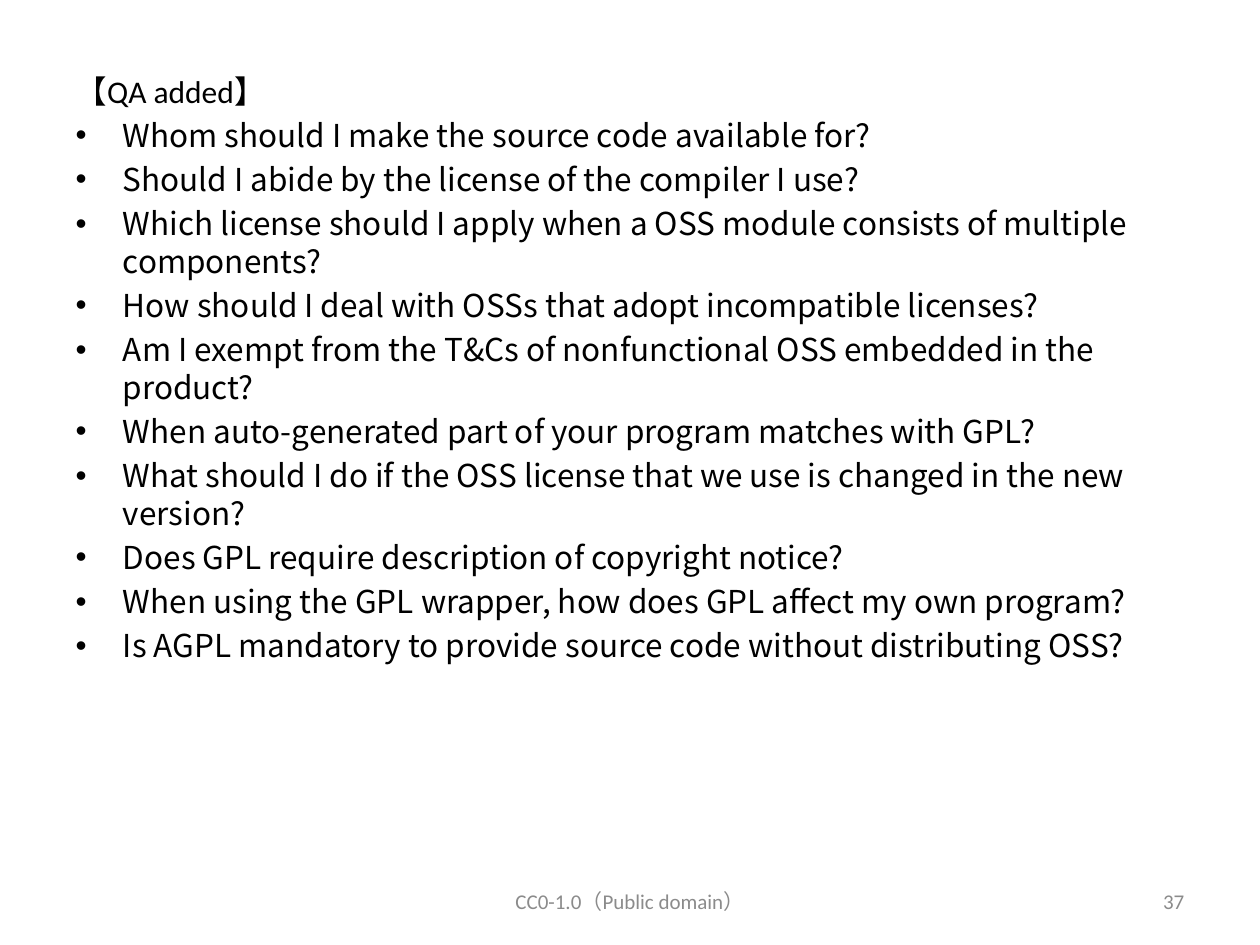
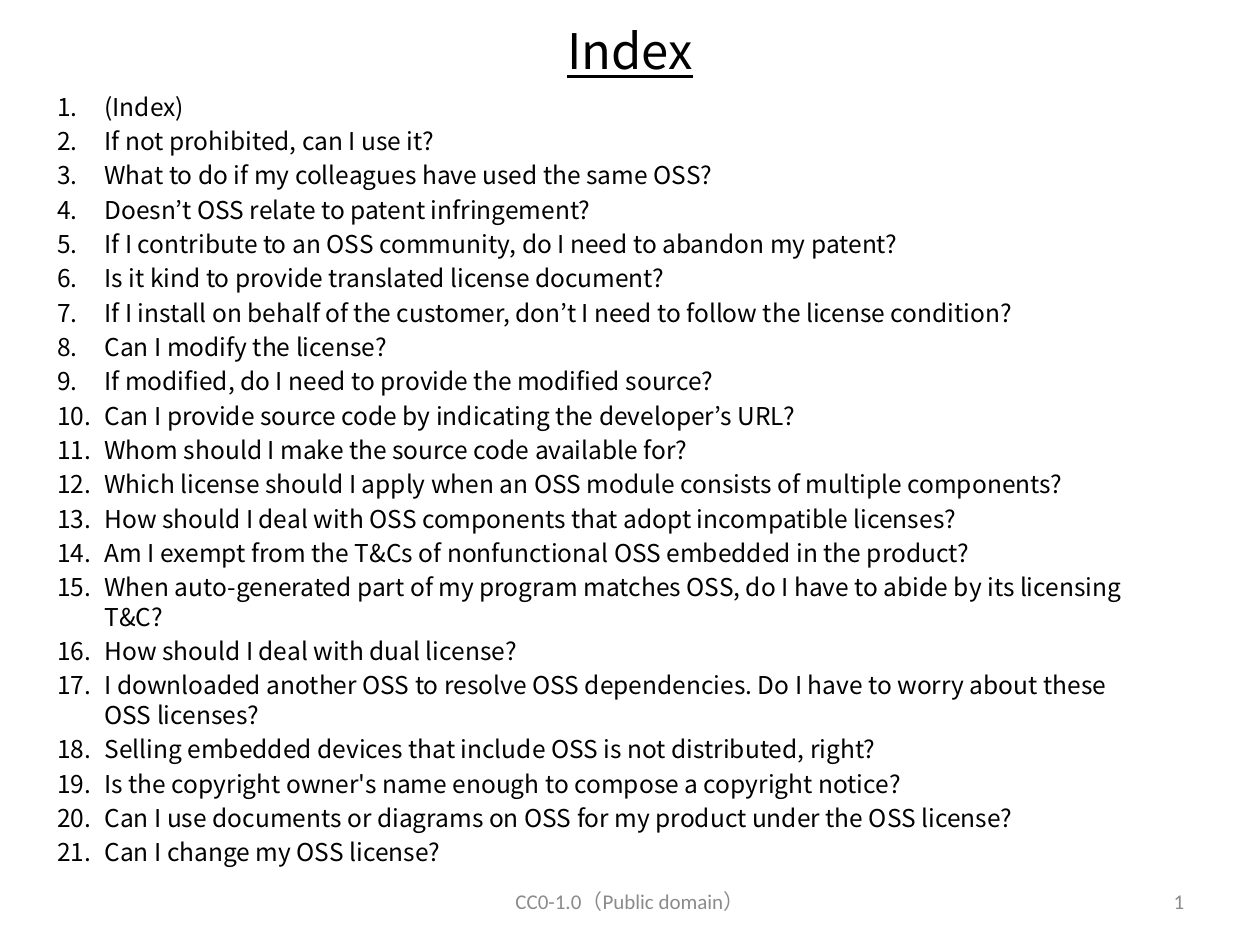
Before and after one commit to OpenChain-Project/OpenChain-JWG, a slide deck: slide 2 of Education_Material/FAQ/Misunderstandings_of_OSS_licenses_CC0.pptx (slide 37 before the commit). Drawn at 1260x945 pixels with LibreOffice and Linux fonts; fonts in the diff are those of the drawing. Boxes give left, top, right and bottom in pixels: in the first picture for what was removed or moved away, otherwise in the second. Text is boxed around its words. In the diff, an @@ line names an element or a change of style, - is before the commit and + after.

```diff
--- a/Education_Material/FAQ/Misunderstandings_of_OSS_licenses_CC0.pptx
+++ b/Education_Material/FAQ/Misunderstandings_of_OSS_licenses_CC0.pptx
@@ title added at box(567, 30, 693, 78), 28 pt, text #000000, underline @@
+Index
@@ text "(Index)": place and size @@
-text "(Index)" at box(76, 76, 1128, 665)
+text "(Index)" at box(104, 96, 1121, 867)
@@ text at box(104, 96, 1012, 431): text changed; size 18 to 14 pt; font Calibri to Noto Sans CJK JP @@
-【QA added】
+1. (Index)
+2. If not prohibited, can I use it?
+3. What to do if my colleagues have used the same OSS?
+4. Doesn’t OSS relate to patent infringement?
+5. If I contribute to an OSS community, do I need to abandon my patent?
+6. Is it kind to provide translated license document?
+7. If I install on behalf of the customer, don’t I need to follow the license condition?
+8. Can I modify the license?
+9. If modified, do I need to provide the modified source?
+10. Can I provide source code by indicating the developer’s URL?
@@ text at box(104, 439, 969, 568): size 18 to 14 pt in "Whom should I make the source code ...", "Am I exempt from the T&Cs of ..."; bullet • to 1. @@
@@ text at box(104, 473, 1062, 534): text changed; size 18 to 14 pt @@
-• Should I abide by the license of the compiler I use?
-• Which license should I apply when a OSS module consists of multiple components?
-• How should I deal with OSSs that adopt incompatible licenses?
+12. Which license should I apply when an OSS module consists of multiple components?
+13. How should I deal with OSS components that adopt incompatible licenses?
@@ text at box(104, 576, 1121, 867): text changed; size 18 to 14 pt @@
-• When auto-generated part of your program matches with GPL?
-• What should I do if the OSS license that we use is changed in the new version?
-• Does GPL require description of copyright notice?
-• When using the GPL wrapper, how does GPL affect my own program?
-• Is AGPL mandatory to provide source code without distributing OSS?
+15. When auto-generated part of my program matches OSS, do I have to abide by its licensing T&C?
+16. How should I deal with dual license?
+17. I downloaded another OSS to resolve OSS dependencies. Do I have to worry about these OSS licenses?
+18. Selling embedded devices that include OSS is not distributed, right?
+19. Is the copyright owner's name enough to compose a copyright notice?
+20. Can I use documents or diagrams on OSS for my product under the OSS license?
+21. Can I change my OSS license?
@@ page number at box(1174, 895, 1185, 909): text changed @@
-37
+1
```
Also in this commit, not shown: 10 other slides changed, 5 slides added, 20 slides removed.
